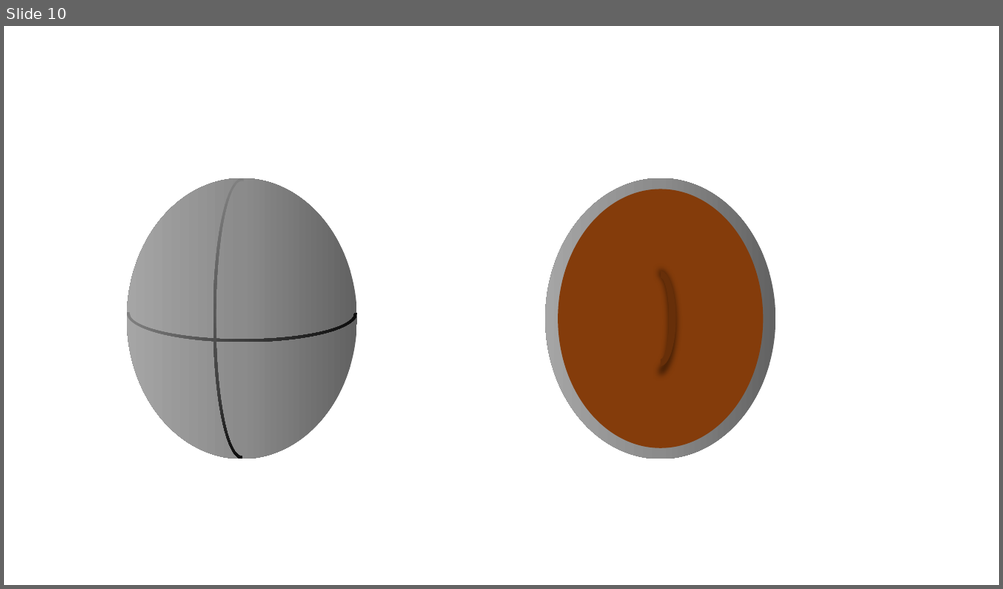
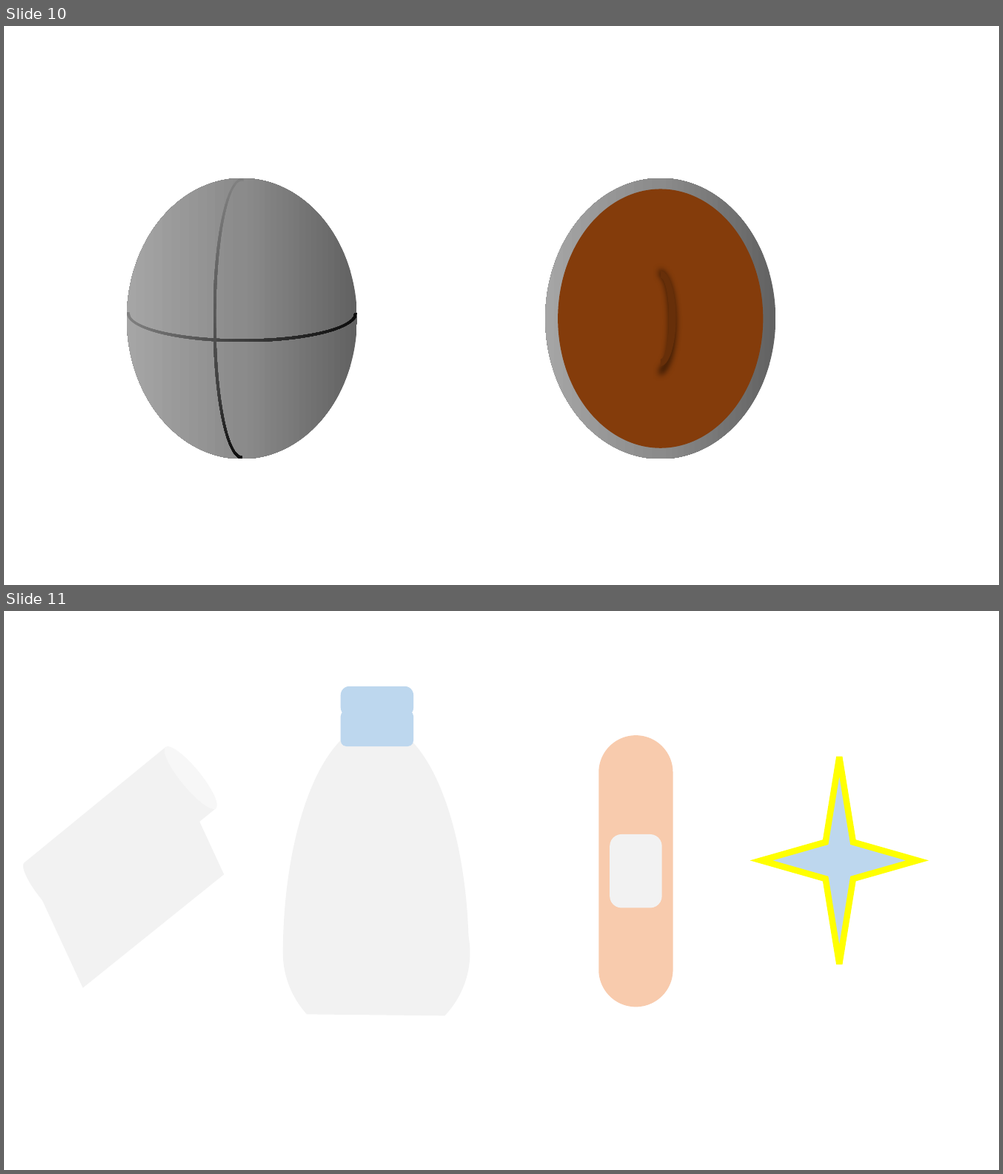
Before and after one commit to TT-3-14159265358979323846264338/defend_the_castle, a slide deck: default/soldier weapon.pptx. Shown one above the other, each under a label of ours: slide 10 before the commit, slides 10 and 11 after it. The pictures are 1003x589 and 1003x1174 pixels, drawn with LibreOffice and Linux fonts; fonts in the diff are those of the drawing. Boxes give left, top, right and bottom in pixels: in the first picture for what was removed or moved away, otherwise in the second. Text is boxed around its words. In the diff, an @@ line names an element or a change of style, - is before the commit and + after.

```diff
--- a/default/soldier weapon.pptx
+++ b/default/soldier weapon.pptx
@@ slide 11 added at (4,611,999,1170), background #FFFFFF @@
@@ rounded rectangle added at (341,686,414,716), fill #BDD7EE @@
@@ rounded rectangle added at (341,710,414,746), fill #BDD7EE @@
@@ cylinder added at (17,741,223,931), fill #F2F2F2 @@
@@ chord (boxed as its full ellipse) added at (283,723,469,1170), fill #F2F2F2 @@
@@ rounded rectangle added at (599,735,672,1007), fill #F8CBAD @@
@@ star added at (761,758,917,965), fill #BDD7EE, outline #FFFF00 6 pt @@
@@ parallelogram added at (22,786,242,988), fill #F2F2F2 @@
@@ rounded rectangle added at (610,834,662,908), fill #F2F2F2 @@
@@ chord (boxed as its full ellipse) added at (282,861,469,1045), fill #F2F2F2 @@
```
Also in this commit, not shown: 4 other slides added, 2 slides removed.
